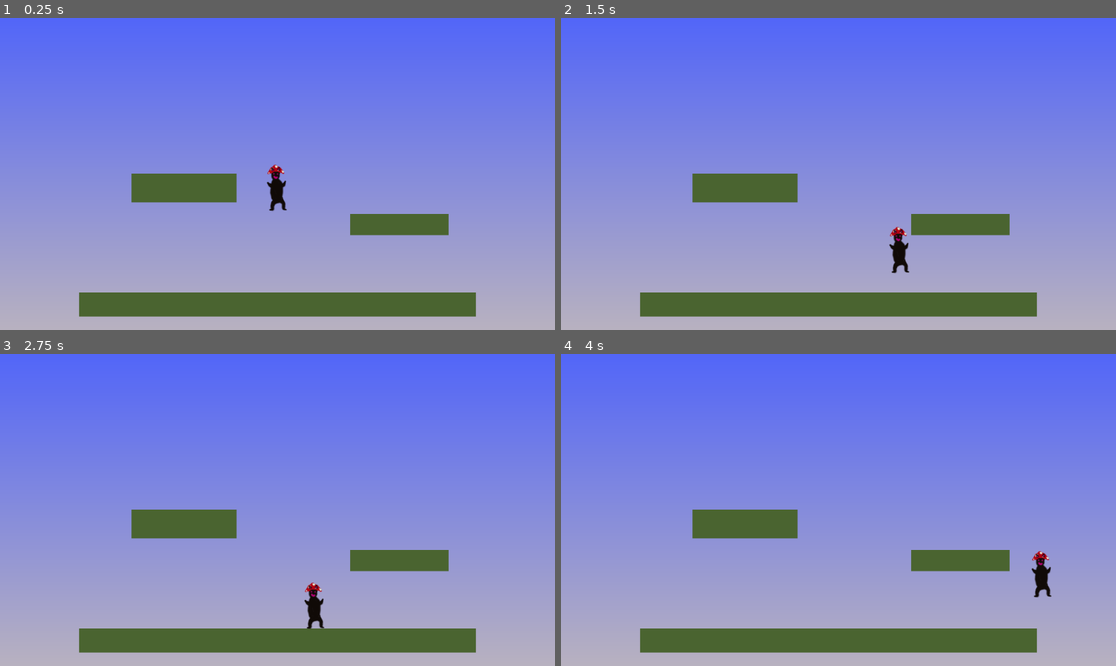
Above: before the commit, frames 1-4 (two rows, left to right).
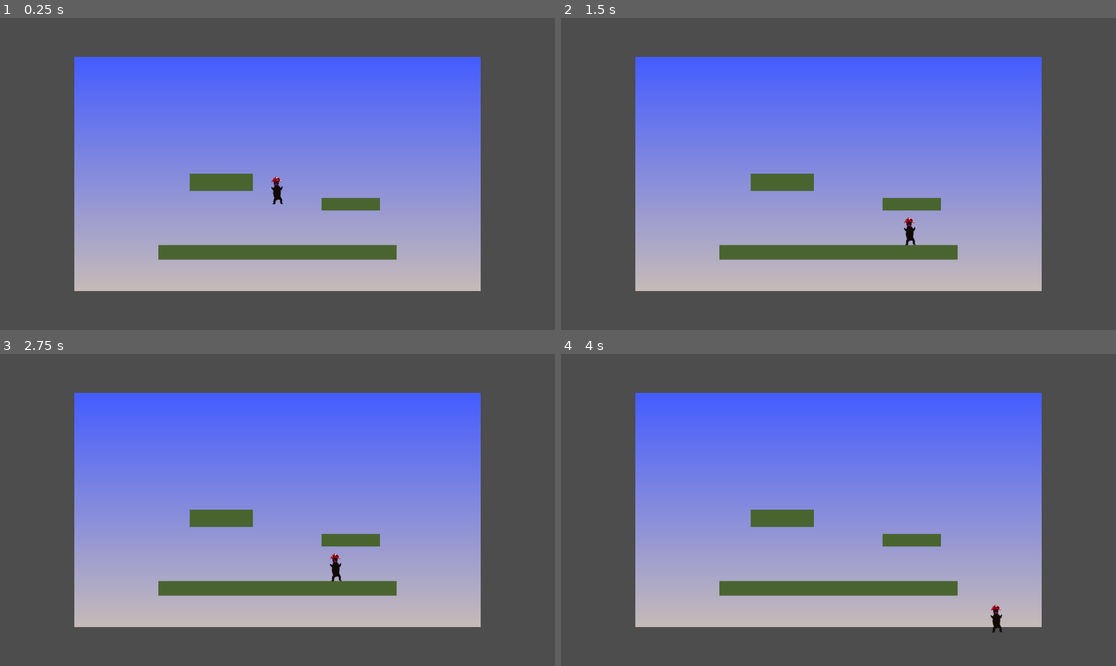
Above: after the commit, the same moments.

Repository: TaniyaPeters/Wholesome-Game-Jam-2024
Game: Godot game, scene res://player/player_test.tscn
The game is run twice, just before and just after one commit, with the same random seed, the same clock (stepped at 60 frames per second) and the same inputs.
Inputs:
- Up to frame 1 (0.25 s): no input
- Up to frame 2 (1.5 s): hold D (move_right) from 0.53 s (still down); tap Space (jump) at 0.77 s
- Up to frame 3 (2.75 s): tap Space (jump) at 1.52 s; release D (move_right) at 2.03 s; hold A (move_left) from 2.03 s (still down)
- Up to frame 4 (4 s): release A (move_left) at 2.78 s; hold D (move_right) from 2.78 s (still down); tap Space (jump) at 3.02, 3.77 s

The runs differ from the first frame. In frame 1, 53% of the frame differs, in the area x 0-100%, y 0-100%; in frame 2, 53%; in frame 3, 53%; in frame 4, 53%.

Commit message:
Added tapestry

Diff:
--- a/project.godot
+++ b/project.godot
@@ -14,6 +14,11 @@
 run/main_scene="res://player/player_test.tscn"
 config/features=PackedStringArray("4.3", "Forward Plus")
 config/icon="res://icon.svg"
+
+[display]
+
+window/size/viewport_width=1920
+window/size/viewport_height=1080
 
 [input]
 
@@ -43,3 +48,7 @@
 , Object(InputEventKey,"resource_local_to_scene":false,"resource_name":"","device":-1,"window_id":0,"alt_pressed":false …(186 unchanged characters)…
 ]
 }
+
+[physics]
+
+2d/default_gravity=1960.0
--- /dev/null
+++ b/tapestry/TapestryBack.tres
@@ -0,0 +1,9 @@
+[gd_resource type="StandardMaterial3D" load_steps=2 format=3 uid="uid://dvo3m4emeve4i"]
+
+[ext_resource type="Texture2D" uid="uid://j4c7etoawyep" path="res://tapestry/tapestry_test.png" id="1_smfic"]
+
+[resource]
+resource_name = "TapestryBack"
+cull_mode = 2
+albedo_texture = ExtResource("1_smfic")
+roughness = 0.5
--- /dev/null
+++ b/tapestry/TapestryGame.tres
@@ -0,0 +1,7 @@
+[gd_resource type="StandardMaterial3D" format=3 uid="uid://bdefywr1mx08b"]
+
+[resource]
+resource_local_to_scene = true
+resource_name = "TapestryGame"
+cull_mode = 2
+roughness = 0.5
--- /dev/null
+++ b/tapestry/tapestry.tscn
@@ -0,0 +1,23 @@
+[gd_scene load_steps=5 format=3 uid="uid://foq0njdm6mnh"]
+
+[ext_resource type="PackedScene" uid="uid://c7rg8m3tbmf0g" path="res://tapestry/tapestry.glb" id="1_cka8h"]
+[ext_resource type="PackedScene" uid="uid://dsyjngi1lj78m" path="res://player/player_test.tscn" id="2_2te5d"]
+
+[sub_resource type="ViewportTexture" id="ViewportTexture_svosa"]
+viewport_path = NodePath("SubViewport")
+
+[sub_resource type="StandardMaterial3D" id="StandardMaterial3D_j3qdf"]
+resource_local_to_scene = true
+albedo_texture = SubResource("ViewportTexture_svosa")
+
+[node name="Tapestry" instance=ExtResource("1_cka8h")]
+
+[node name="Tapestry" parent="." index="0"]
+surface_material_override/1 = SubResource("StandardMaterial3D_j3qdf")
+
+[node name="SubViewport" type="SubViewport" parent="." index="1"]
+disable_3d = true
+size = Vector2i(5760, 1080)
+render_target_update_mode = 4
+
+[node name="PlayerTest" parent="SubViewport" index="0" instance=ExtResource("2_2te5d")]
--- /dev/null
+++ b/tapestry/tapestry_test.tscn
@@ -0,0 +1,18 @@
+[gd_scene load_steps=2 format=3 uid="uid://j5pfhuqt1iol"]
+
+[ext_resource type="PackedScene" uid="uid://foq0njdm6mnh" path="res://tapestry/tapestry.tscn" id="1_iwc3v"]
+
+[node name="CanvasTest" type="Node3D"]
+
+[node name="CameraOutside" type="Camera3D" parent="."]
+transform = Transform3D(1, 0, 0, 0, 0.668417, 0.743787, 0, -0.743787, 0.668417, 0, 2.94924, 2.57799)
+
+[node name="CameraOnTop" type="Camera3D" parent="."]
+transform = Transform3D(0.999785, 0.020733, 9.06269e-10, 0, -4.37114e-08, 1, 0.020733, -0.999785, -4.3702e-08, 0, 2.45221, -0.0489577)
+current = true
+fov = 76.2
+
+[node name="DirectionalLight3D" type="DirectionalLight3D" parent="."]
+transform = Transform3D(1, 0, 0, 0, 0.695085, 0.718927, 0, -0.718927, 0.695085, 0, 4.65747, 0)
+
+[node name="Tapestry" parent="." instance=ExtResource("1_iwc3v")]
Binary file added: tapestry/tapestry.glb
Not shown, added: tapestry/tapestry.glb.import
Binary file added: tapestry/tapestry_test.png
Not shown, added: tapestry/tapestry_test.png.import
